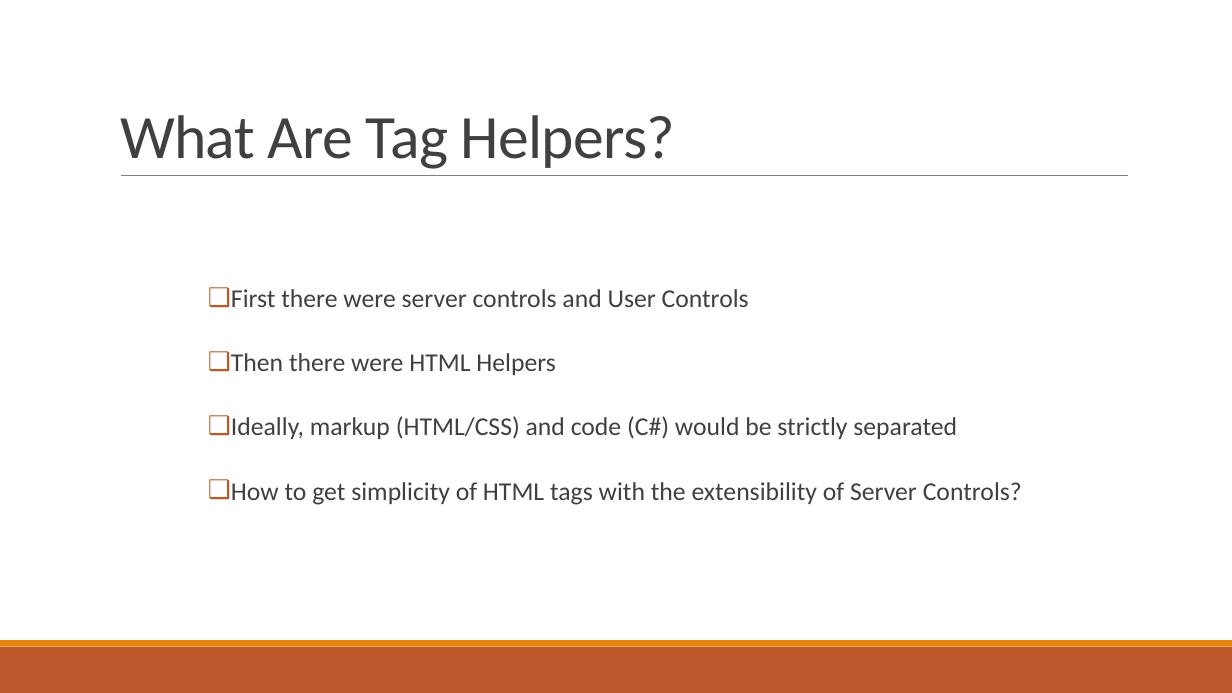
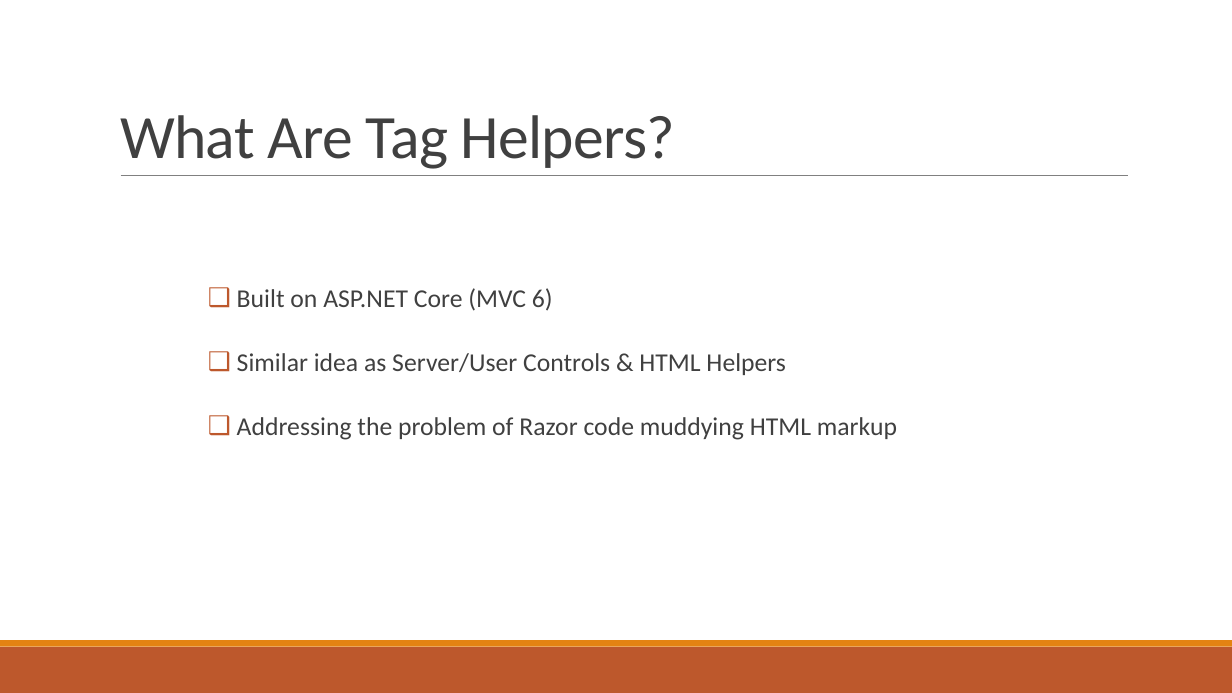
Before and after one commit to gws2/BostonCodeCamp26, a slide deck: slide 4 of TagHelpers.pptx. Drawn at 1232x693 pixels with LibreOffice and Linux fonts; fonts in the diff are those of the drawing. Boxes give left, top, right and bottom in pixels: in the first picture for what was removed or moved away, otherwise in the second. Text is boxed around its words. In the diff, an @@ line names an element or a change of style, - is before the commit and + after.

```diff
--- a/TagHelpers.pptx
+++ b/TagHelpers.pptx
@@ text at [237,288,897,440]: text changed @@
-❑ First there were server controls and User Controls
-❑ Then there were HTML Helpers
-❑ Ideally, markup (HTML/CSS) and code (C#) would be strictly separated
-❑ How to get simplicity of HTML tags with the extensibility of Server Controls?
+❑ Built on ASP.NET Core (MVC 6)
+❑ Similar idea as Server/User Controls & HTML Helpers
+❑ Addressing the problem of Razor code muddying HTML markup
```
Also in this commit, not shown: 2 other slides changed, 2 slides added, 1 slide removed.
